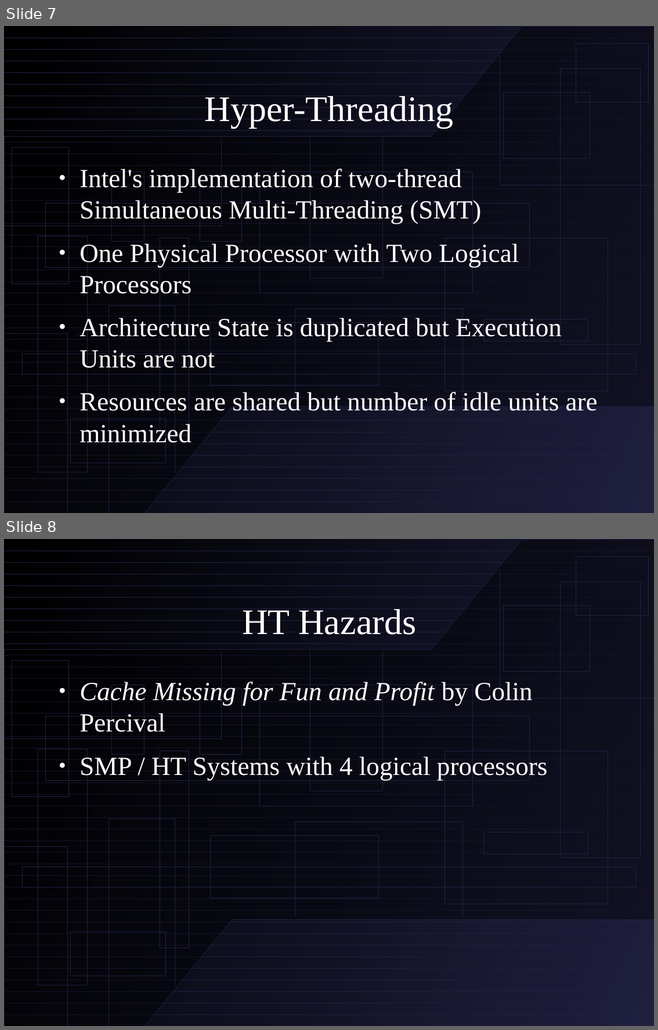
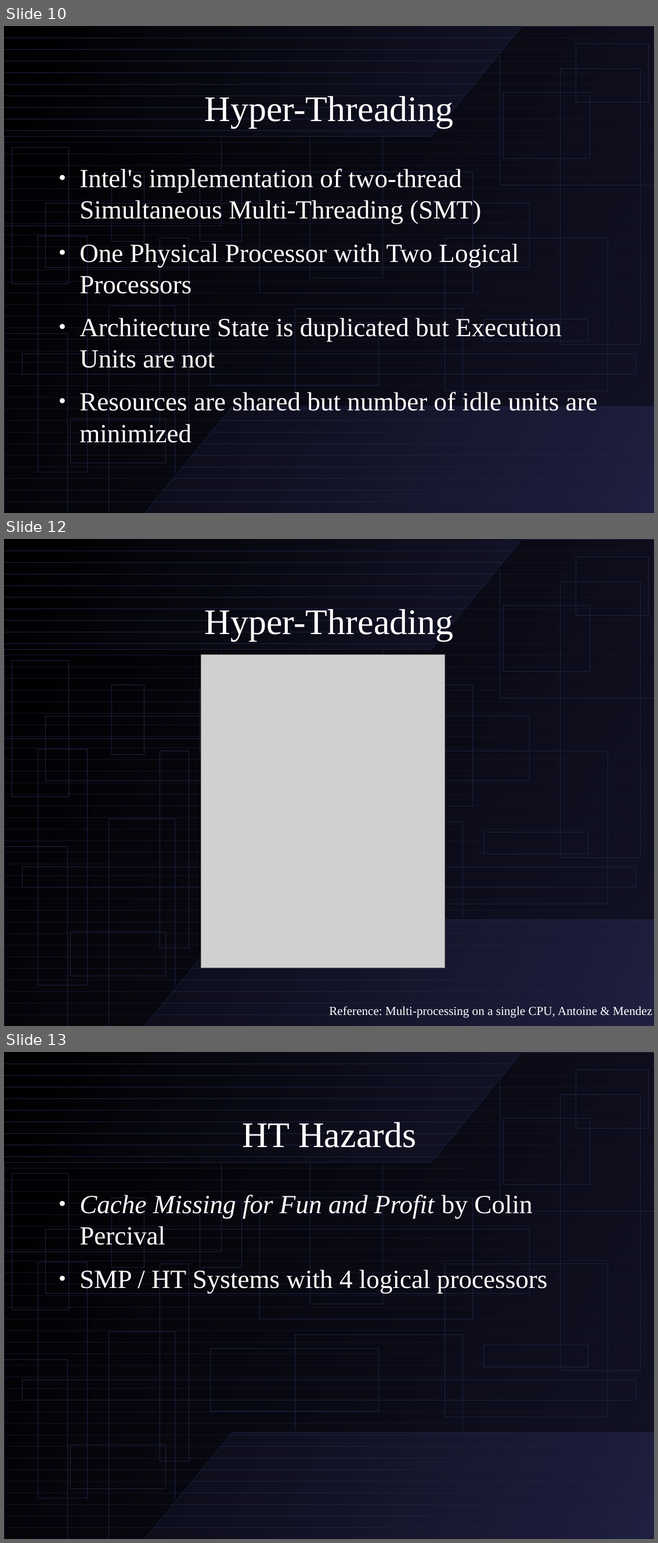
Before and after one commit to sumdog/assignments, a slide deck: cpsc-533/presentation.odp. Shown one above the other, each under a label of ours: slides 7 and 8 before the commit, slides 10, 12 and 13 after it; the slides between them are not shown. The pictures are 658x1030 and 658x1543 pixels, drawn with LibreOffice and Linux fonts; fonts in the diff are those of the drawing; grey boxes stand for pictures. Boxes give left, top, right and bottom in pixels: in the first picture for what was removed or moved away, otherwise in the second. Text is boxed around its words. In the diff, an @@ line names an element or a change of style, - is before the commit and + after.

```diff
--- a/cpsc-533/presentation.odp
+++ b/cpsc-533/presentation.odp
@@ slide 12 added at (4,539,654,1026), background #FFFFFF; not listed: 65 template elements that a slide beside it also shows @@
@@ title added at (204,609,453,641), 44 pt, text #FFFFFF @@
+Hyper-Threading
@@ picture added at (201,655,445,968) @@
@@ text added at (329,1006,652,1017), 15 pt, text #FFFFFF @@
+Reference: Multi-processing on a single CPU, Antoine & Mendez
@@ what was slide 7 is now slide 10 @@
@@ what was slide 8 is now slide 13 @@
```
Also in this commit, not shown: 2 slides changed, 9 other slides added, 1 other file.
